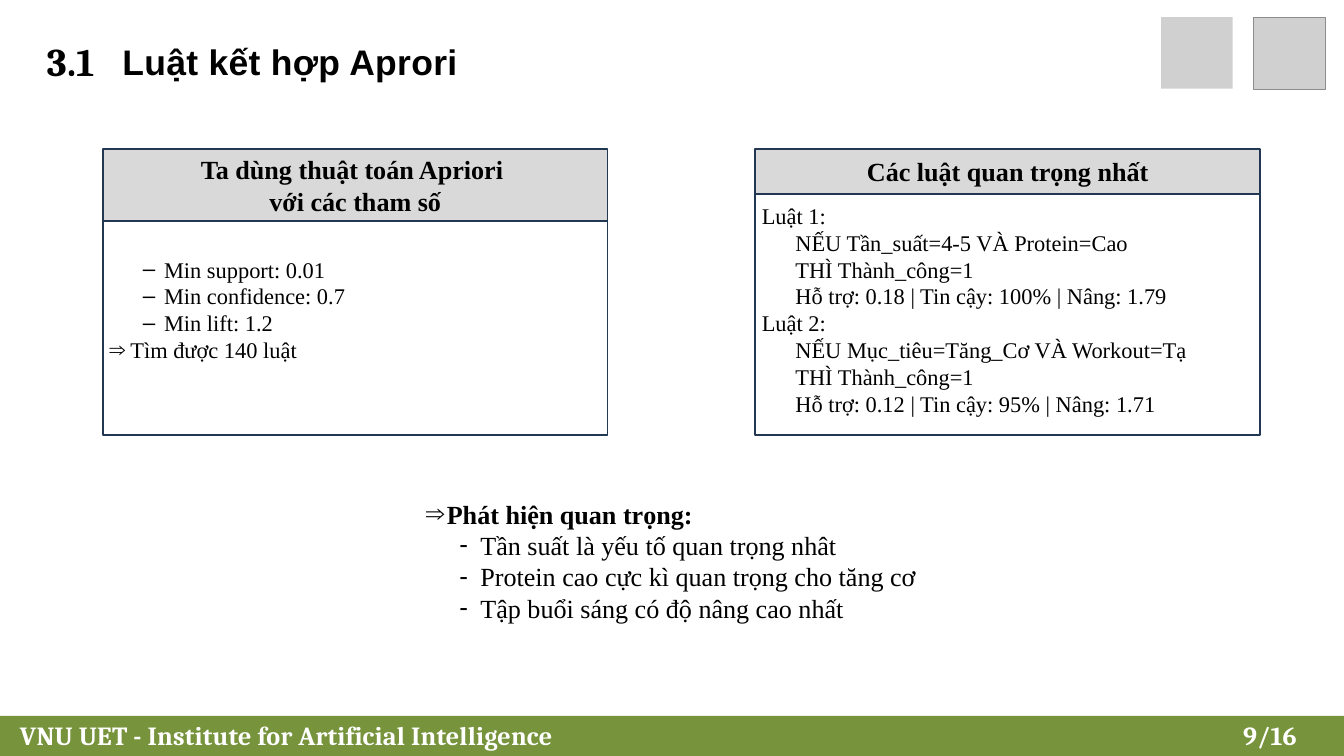
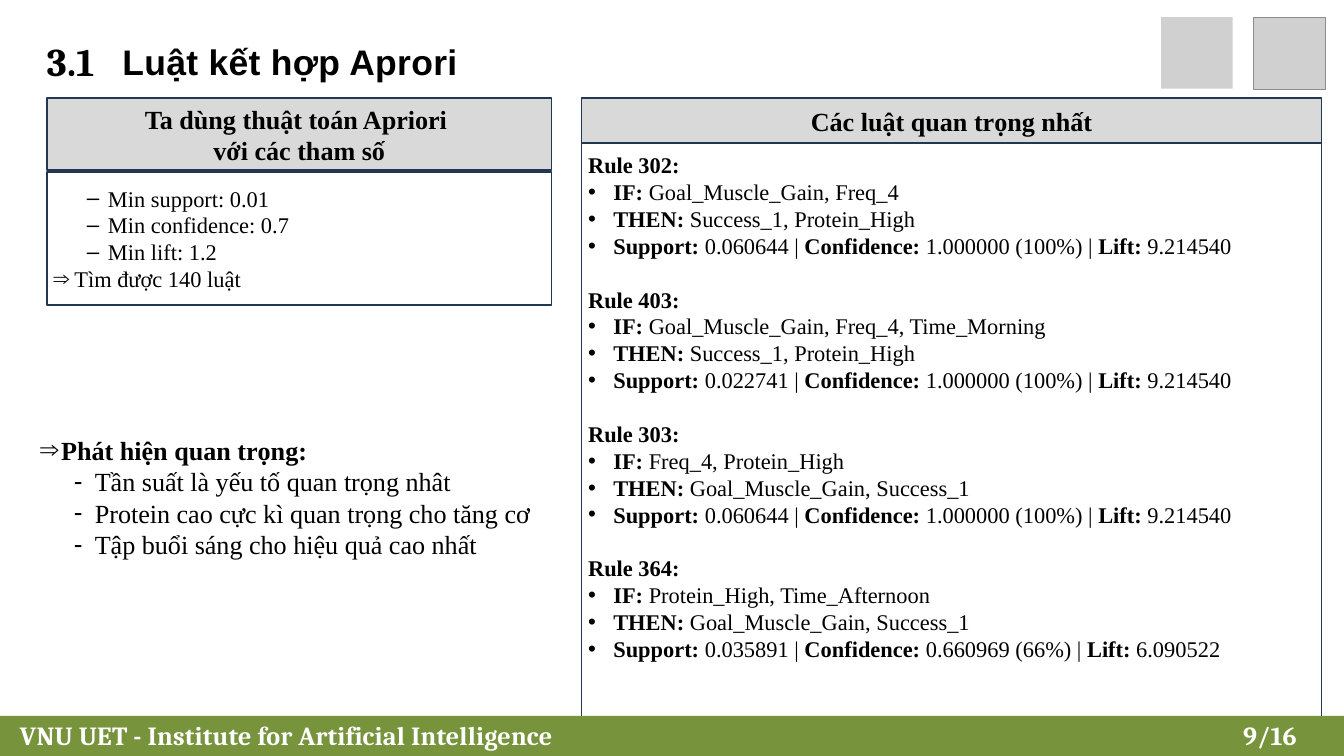
Before and after one commit to 24022404/fitness-recommendation, a slide deck: slide 9 of Slide_DataMining.pptx. Drawn at 1344x756 pixels with LibreOffice and Linux fonts; fonts in the diff are those of the drawing; grey boxes stand for pictures; background and template pictures are left out. Boxes give left, top, right and bottom in pixels: in the first picture for what was removed or moved away, otherwise in the second. Text is boxed around its words. In the diff, an @@ line names an element or a change of style, - is before the commit and + after.

```diff
--- a/Slide_DataMining.pptx
+++ b/Slide_DataMining.pptx
@@ rectangle "Ta dùng thuật toán Apriori": place and size @@
-rectangle "Ta dùng thuật toán Apriori" at [103,149,607,221]
+rectangle "Ta dùng thuật toán Apriori" at [47,98,552,170]
@@ rectangle "Các luật quan trọng nhất": place and size @@
-rectangle "Các luật quan trọng nhất" at [755,149,1260,194]
+rectangle "Các luật quan trọng nhất" at [581,98,1321,143]
@@ rectangle "Rule 302:": place and size @@
-rectangle "Rule 302:" at [755,184,1260,435]
+rectangle "Rule 302:" at [581,143,1321,751]
@@ rectangle "Min support: 0.01": place and size @@
-rectangle "Min support: 0.01" at [103,184,607,435]
+rectangle "Min support: 0.01" at [47,171,552,305]
@@ text in rectangle at [588,157,1231,662]: text changed @@
-Luật 1:
-  NẾU Tần_suất=4-5 VÀ Protein=Cao
-  THÌ Thành_công=1
-  Hỗ trợ: 0.18 | Tin cậy: 100% | Nâng: 1.79
-Luật 2:
-  NẾU Mục_tiêu=Tăng_Cơ VÀ Workout=Tạ
-  THÌ Thành_công=1
-  Hỗ trợ: 0.12 | Tin cậy: 95% | Nâng: 1.71
+Rule 302:
+• IF: Goal_Muscle_Gain, Freq_4
+• THEN: Success_1, Protein_High
+• Support: 0.060644 | Confidence: 1.000000 (100%) | Lift: 9.214540
+Rule 403:
+• IF: Goal_Muscle_Gain, Freq_4, Time_Morning
+• THEN: Success_1, Protein_High
+• Support: 0.022741 | Confidence: 1.000000 (100%) | Lift: 9.214540
+Rule 303:
+• IF: Freq_4, Protein_High
+• THEN: Goal_Muscle_Gain, Success_1
+• Support: 0.060644 | Confidence: 1.000000 (100%) | Lift: 9.214540
+Rule 364:
+• IF: Protein_High, Time_Afternoon
+• THEN: Goal_Muscle_Gain, Success_1
+• Support: 0.035891 | Confidence: 0.660969 (66%) | Lift: 6.090522
@@ text "Phát hiện quan trọng:": place and size @@
-text "Phát hiện quan trọng:" at [447,505,915,624]
+text "Phát hiện quan trọng:" at [61,441,530,560]
@@ text at [95,535,477,560]: text changed @@
-  – Tập buổi sáng có độ nâng cao nhất
+  – Tập buổi sáng cho hiệu quả cao nhất
```
Also in this commit, not shown: 4 other slides changed, 11 other files.
